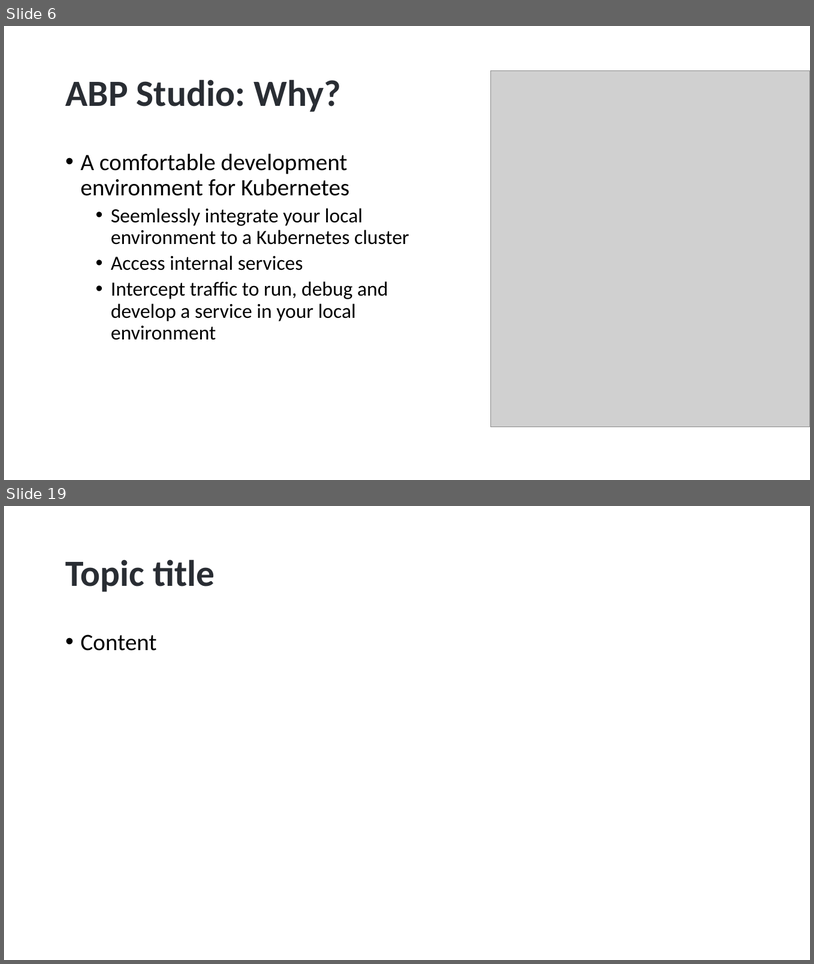
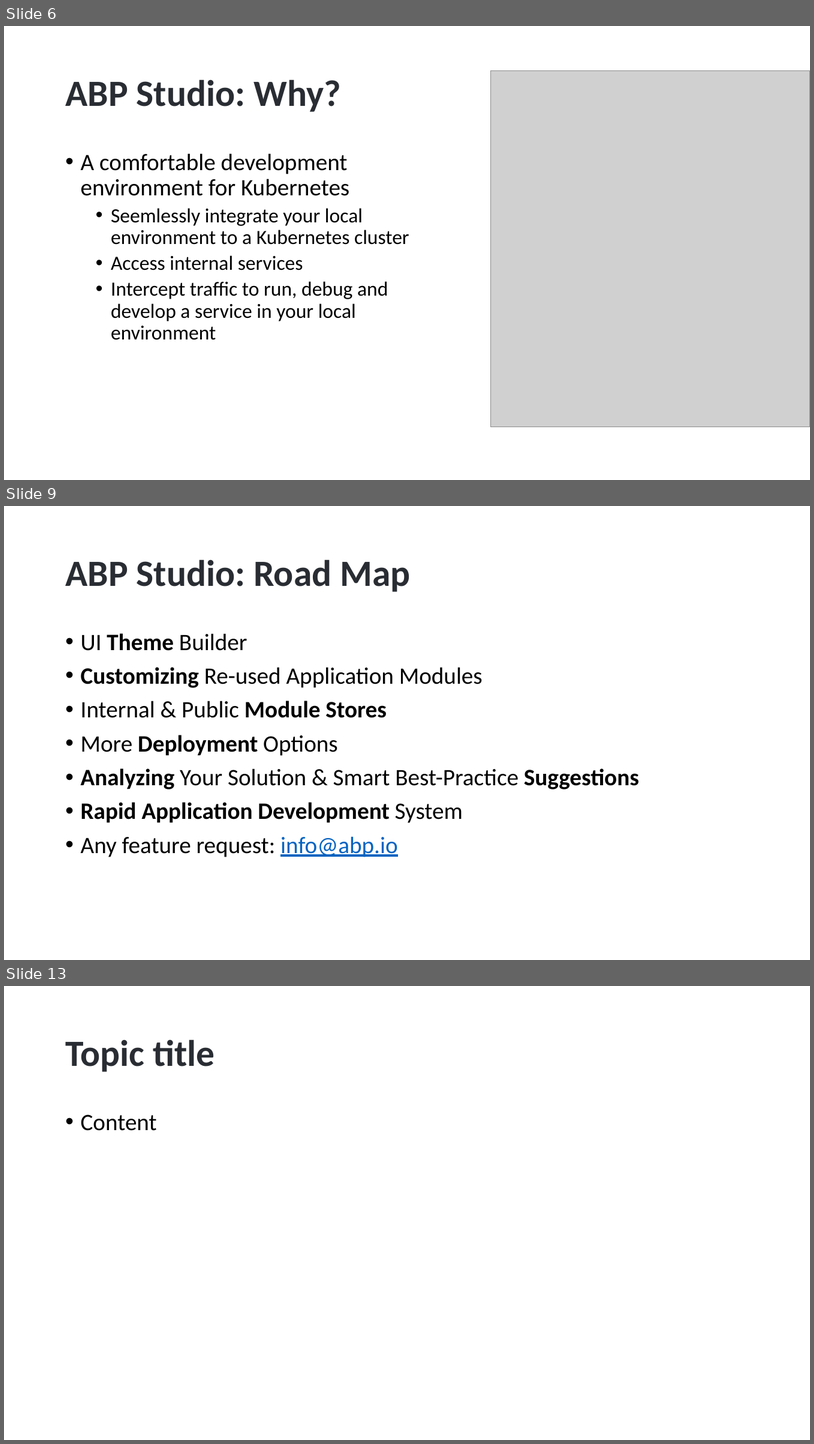
Before and after one commit to hikalkan/presentations, a slide deck: 2024-08-15 ABP Community Talks 2024.4/ABP Studio - The Missing Tool for Dotnet Developers.pptx. Shown one above the other, each under a label of ours: slides 6 and 19 before the commit, slides 6, 9 and 13 after it; the slides between them are not shown. The pictures are 814x964 and 814x1444 pixels, drawn with LibreOffice and Linux fonts; fonts in the diff are those of the drawing; grey boxes stand for pictures; background and template pictures are left out. Boxes give left, top, right and bottom in pixels: in the first picture for what was removed or moved away, otherwise in the second. Text is boxed around its words. In the diff, an @@ line names an element or a change of style, - is before the commit and + after.

```diff
--- a/2024-08-15 ABP Community Talks 2024.4/ABP Studio - The Missing Tool for Dotnet Developers.pptx
+++ b/2024-08-15 ABP Community Talks 2024.4/ABP Studio - The Missing Tool for Dotnet Developers.pptx
@@ slide 9 added at bbox=[4, 506, 810, 960], background picture (left out) @@
@@ title added at bbox=[65, 559, 410, 592], 44 pt, text #292D33, bold @@
+ABP Studio: Road Map
@@ text added at bbox=[81, 633, 639, 857], 28 pt, text #000000 @@
+• UI Theme Builder
+• Customizing Re-used Application Modules
+• Internal & Public Module Stores
+• More Deployment Options
+• Analyzing Your Solution & Smart Best-Practice Suggestions
+• Rapid Application Development System
+• Any feature request: info@abp.io
@@ what was slide 19 is now slide 13 @@
```
Also in this commit, not shown: 1 slide changed, 5 other slides added, 12 slides removed.
